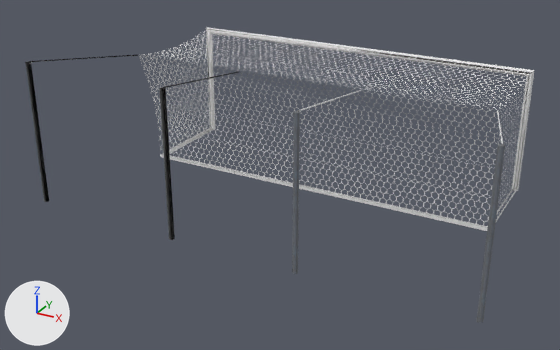
The COLLADA model ARFobal-RS/art.scnassets/soccer-goal/goal.dae as it was, and as the next commit left it.
Rendered twice from a camera (50 mm lens) standing at (6.19, -13.6, 6.63) and looking at (-0.36, -1.67, 0.67). Every picture has the same lights, and +X, +Y and +Z are marked at lower left. Where no turn or scale is listed for an object, it has been applied to the vertices.

Objects in the first picture: 'ID21', 'ID43', 'ID60', 'ID77', 'ID85', 'ID98'.
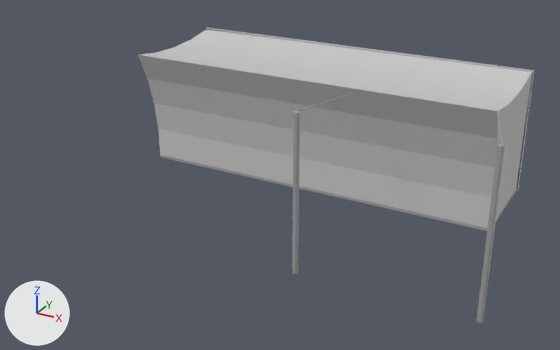
Not drawn themselves, but carrying or shaping drawn objects: ob_goal, ob_instance_0, ob_instance_1, ob_group_1, ob_group_3.

Where the newer file only moved an object's origin or applied its transform, the numbers keep the older frame.

The change in detail:
In material 'material_14' (mat_material_14), texture is no longer img_material_14_png, with its transparency.
In material 'material_14' (mat_material_14), base_color is now set to (0.604, 0.604, 0.604), light grey #cccccc.
In material 'material_14' (mat_material_14), roughness goes from 0.9 to 0.44.
In material 'Metal_Aluminum_Anodized_0' (mat_metal_aluminum_anodized_0), texture is no longer img_metal_aluminum_anodized_0_jpg.
In material 'Metal_Aluminum_Anodized_0' (mat_metal_aluminum_anodized_0), base_color is now set to (0.367, 0.367, 0.367), grey #a3a3a3.
In material 'Metal_Aluminum_Anodized_0' (mat_metal_aluminum_anodized_0), roughness goes from 0.9 to 0.44.
In material 'material_16' (mat_material_16), texture is no longer img_material_16_jpg.
In material 'material_16' (mat_material_16), base_color is now set to (0.367, 0.367, 0.367), grey #a3a3a3.
In material 'material_16' (mat_material_16), roughness goes from 0.9 to 0.44.
me_id43 has 26 vertices, 38 faces and spans x 0.0..0.1, y 2.31..2.41, z 0.0..2.8.
me_id43 is used by ob_id43; parent ob_group_1; location (0.0, 0.0, 0.0).
me_id43 part 1: edges marked sharp go from 13 to 31.
me_id77 has 26 vertices, 38 faces and spans x 0.0..0.1, y 2.31..2.41, z 0.0..2.8.
me_id77 is used by ob_id77; parent ob_group_3; location (0.0, 0.0, 0.0).
me_id77 part 2: edges marked sharp go from 13 to 31.
Object 'goal' (ob_goal) is rescaled from (1.0, 1.0, 1.0) to (0.0254, 0.0254, 0.0254).
Object 'instance_0' (ob_instance_0) moves from (3.823, 6.247, 0.0) to (150.5, 245.9, 0.0).
Object 'instance_1' (ob_instance_1) moves from (4.911, -8.374, 0.0) to (193.4, -329.7, 0.0).
Object 'group_1' (ob_group_1) moves from (2.809, 2.454, 0.0) to (110.6, 96.63, 0.0).
Object 'group_3' (ob_group_3) moves from (2.663, 0.0, 0.0223) to (104.8, 0.0000458, 0.879).
Object 'group_3' (ob_group_3) turns from (0, 0, -90) to (0, 0, 90) degrees about x, y and z.
Object 'group_3' (ob_group_3) is rescaled from (-1.0, 1.0, 1.0) to (1.0, -1.0, 1.0).

Pixel boxes [x1, y1, x2, y2] of what changed, in the pictures (560 x 350 px):
'ID85', surface changed
    both: [138, 29, 532, 228]
'ID98', surface changed
    both: [160, 27, 535, 231]
'ID21', surface changed
    both: [476, 144, 505, 323]
'ID60', surface changed
    both: [292, 111, 300, 274]
'ID43', shading changed, reshaped (not visible afterwards)
    before: [159, 87, 175, 240]
'ID77', shading changed, reshaped (not visible afterwards)
    before: [25, 62, 49, 202]
'ID69', reshaped (not visible afterwards)
    before: [30, 55, 138, 62]
